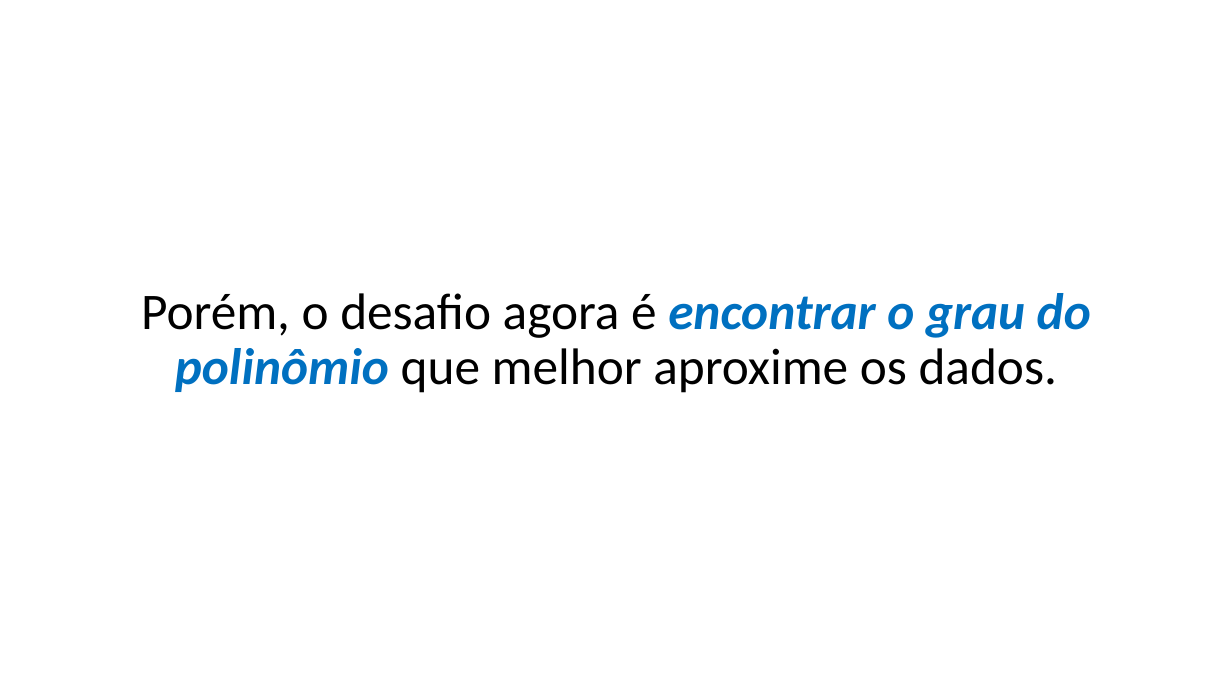
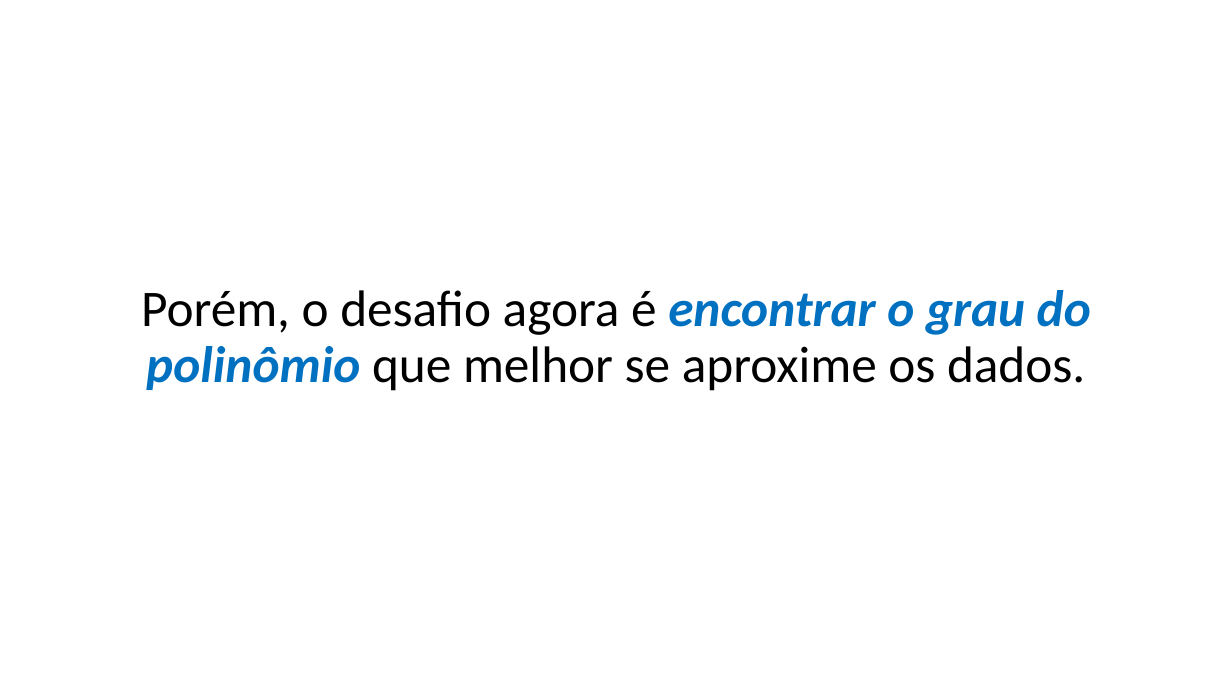
Before and after one commit to zz4fap/t319_aprendizado_de_maquina, a slide deck: slide 22 of slides/T319_Regressão_Linear (Parte IV).pptx. Drawn at 1232x693 pixels with LibreOffice and Linux fonts; fonts in the diff are those of the drawing. Boxes give left, top, right and bottom in pixels: in the first picture for what was removed or moved away, otherwise in the second. Text is boxed around its words. In the diff, an @@ line names an element or a change of style, - is before the commit and + after.

```diff
--- a/slides/T319_Regressão_Linear (Parte IV).pptx
+++ b/slides/T319_Regressão_Linear (Parte IV).pptx
@@ text at (141, 290, 1091, 391): text changed @@
-Porém, o desafio agora é encontrar o grau do polinômio que melhor aproxime os dados.
+Porém, o desafio agora é encontrar o grau do polinômio que melhor se aproxime os dados.
```
Also in this commit, not shown: 7 other slides changed, 1 other file.
